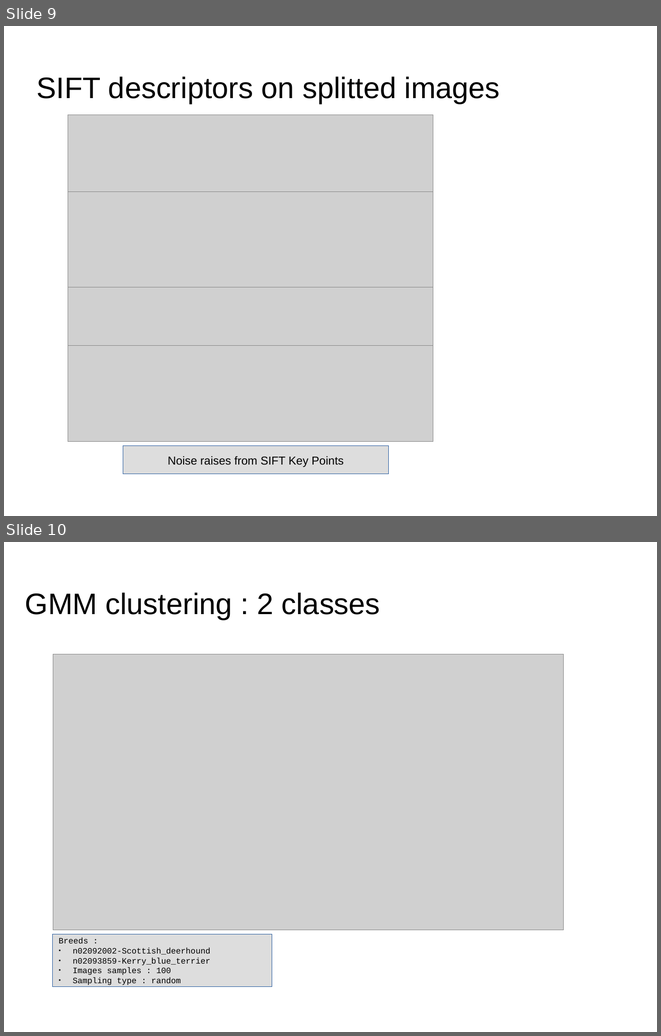
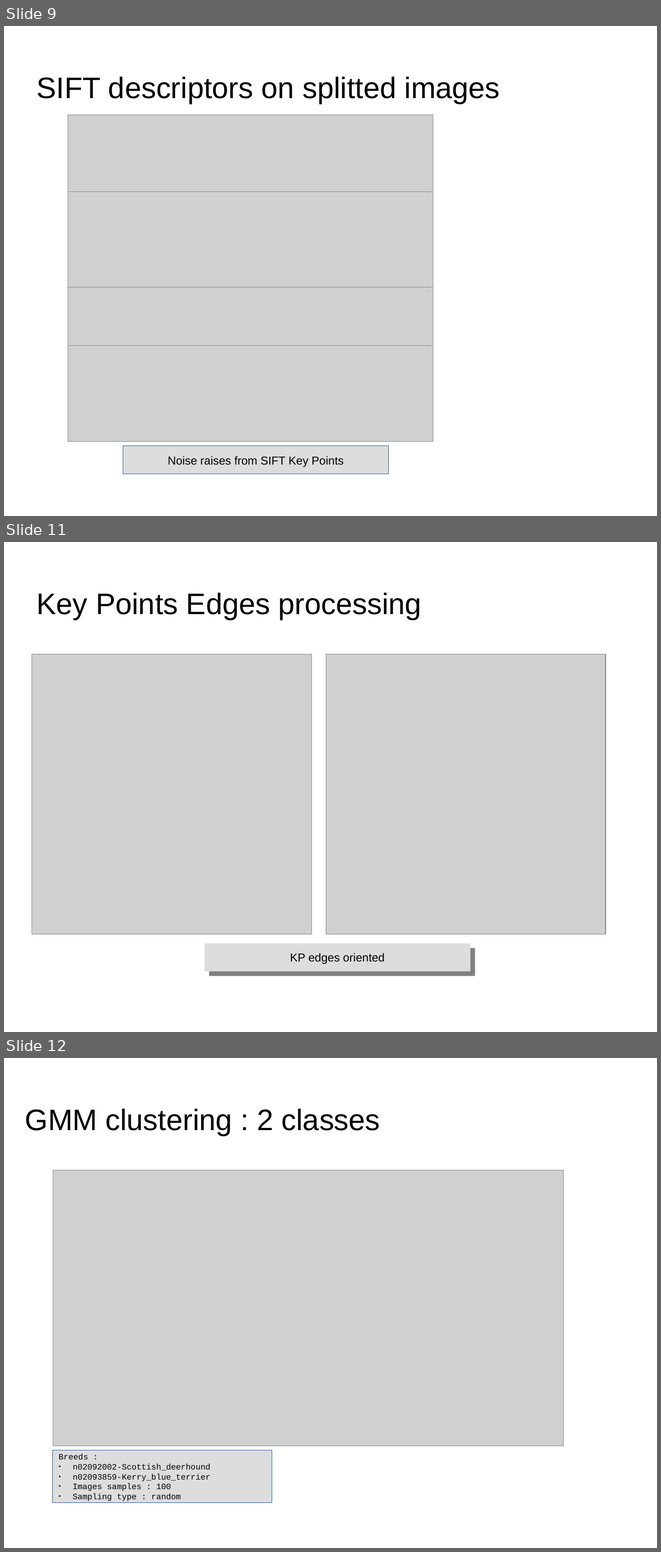
Before and after one commit to dataforcast/OC_Datascientist, a slide deck: P7/report/Openclassrooms_ParcoursDatascientist_P7-V1.odp. Shown one above the other, each under a label of ours: slides 9 and 10 before the commit, slides 9, 11 and 12 after it; the slides between them are not shown. The pictures are 661x1036 and 661x1552 pixels, drawn with LibreOffice and Linux fonts; fonts in the diff are those of the drawing; grey boxes stand for pictures; background and template pictures are left out. Boxes give left, top, right and bottom in pixels: in the first picture for what was removed or moved away, otherwise in the second. Text is boxed around its words. In the diff, an @@ line names an element or a change of style, - is before the commit and + after.

```diff
--- a/P7/report/Openclassrooms_ParcoursDatascientist_P7-V1.odp
+++ b/P7/report/Openclassrooms_ParcoursDatascientist_P7-V1.odp
@@ slide 11 added at (4,542,657,1032), background picture (left out) @@
@@ title added at (37,592,422,619), 36 pt, text #000000 @@
+Key Points Edges processing
@@ picture added at (32,654,311,934) @@
@@ picture added at (326,654,606,934) @@
@@ rectangle added at (205,943,471,971), fill #DDDDDD, 14 pt, text #000000 @@
+KP edges oriented
@@ what was slide 10 is now slide 12 @@
```
Also in this commit, not shown: 2 other slides added, 9 other files.
